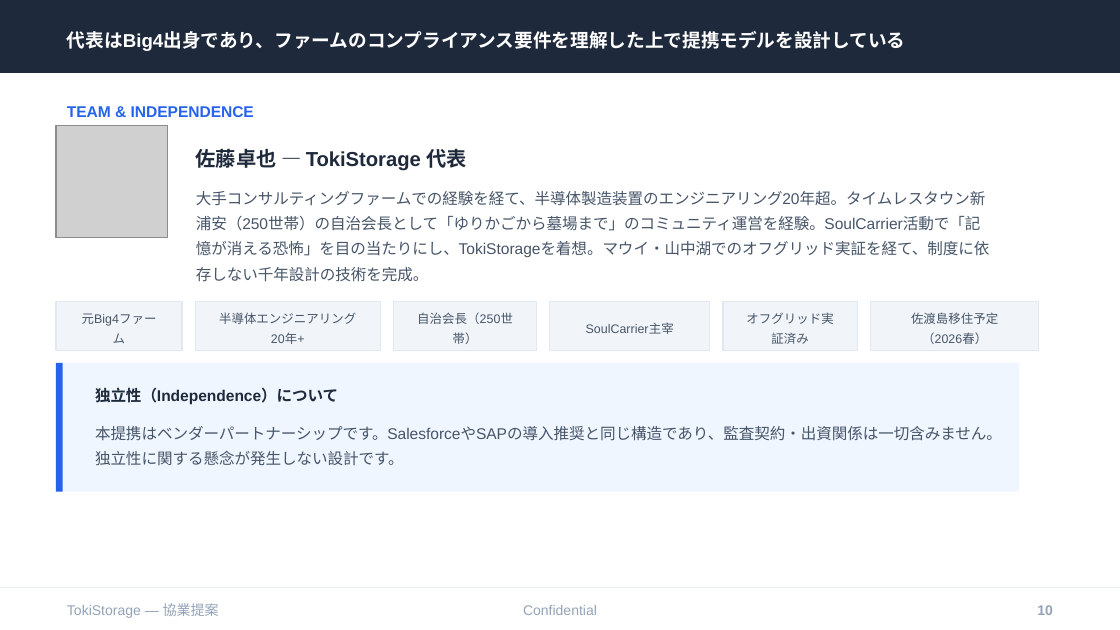
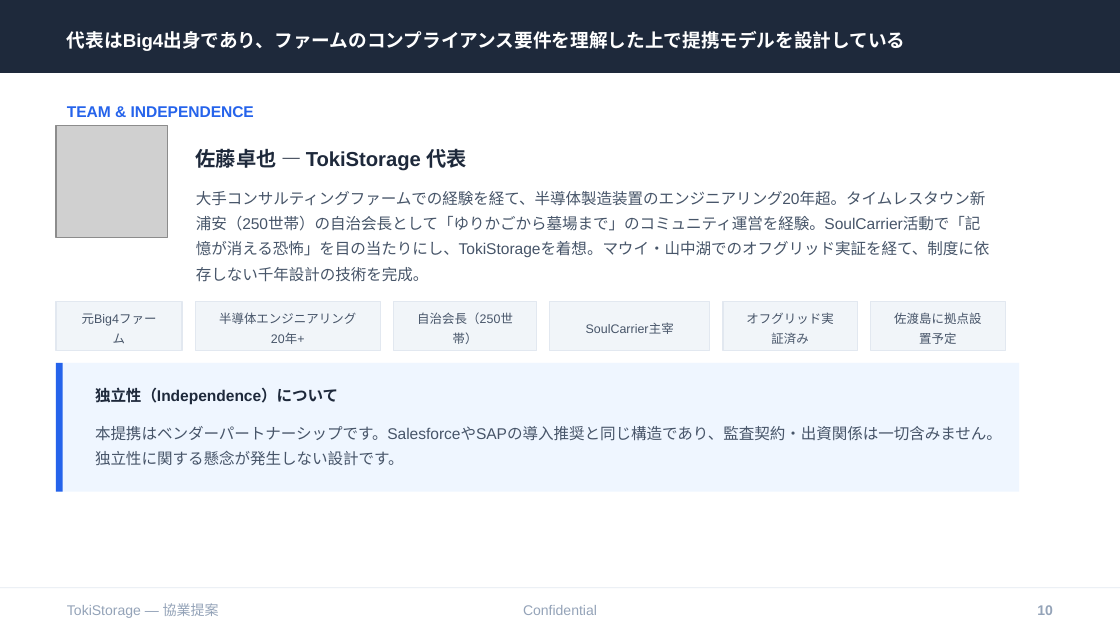
Before and after one commit to tokistorage/lp, a slide deck: slide 10 of tokistorage-partnership-deck.pptx. Drawn at 1120x630 pixels with LibreOffice and Linux fonts; fonts in the diff are those of the drawing; grey boxes stand for pictures. Boxes give left, top, right and bottom in pixels: in the first picture for what was removed or moved away, otherwise in the second. Text is boxed around its words. In the diff, an @@ line names an element or a change of style, - is before the commit and + after.

```diff
--- a/tokistorage-partnership-deck.pptx
+++ b/tokistorage-partnership-deck.pptx
@@ rectangle: place and size @@
-rectangle at <box>871,301,1039,351</box>
+rectangle at <box>871,301,1006,351</box>
@@ text at <box>894,312,981,344</box>: text changed @@
-佐渡島移住予定（2026春）
+佐渡島に拠点設置予定
```
Also in this commit, not shown: 13 other files.
